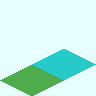
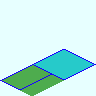
Layered file, before and after one edit (w=96, h=96). Changes by layer:
added layer "クリップボード" above "Base_Plate_1x2-W.png" over left=0, top=49, right=96, bottom=90
